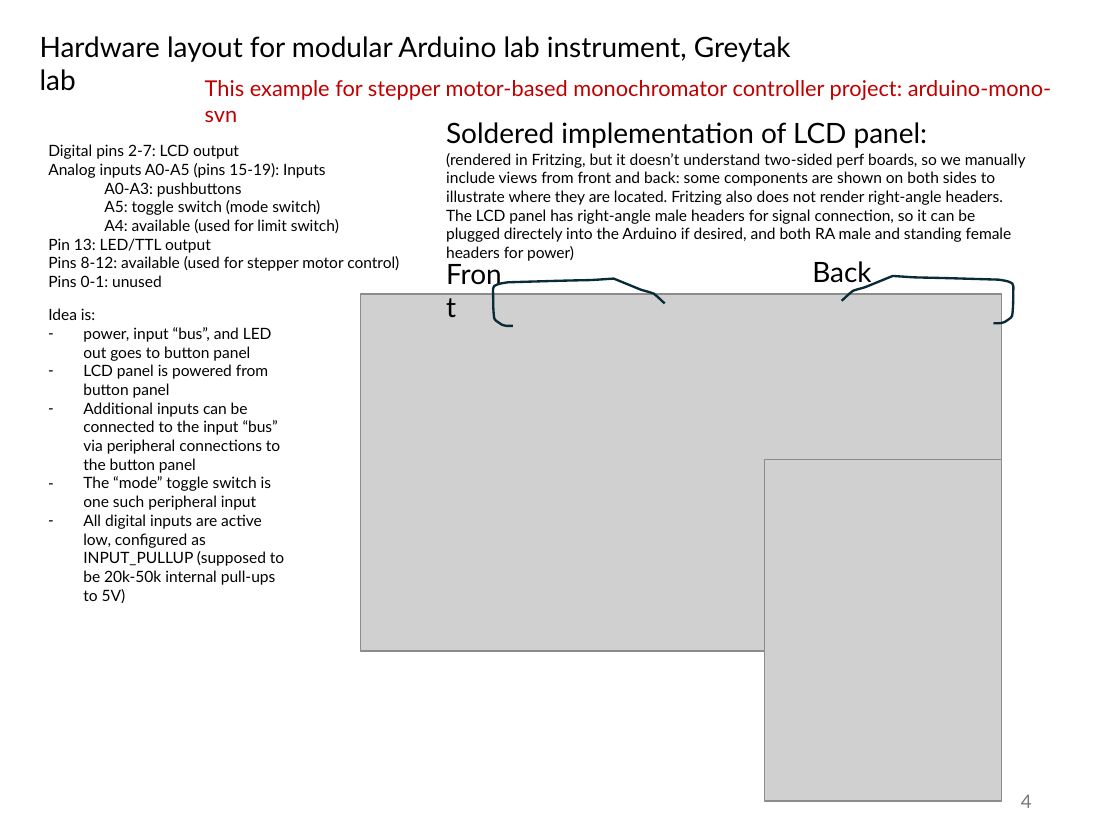
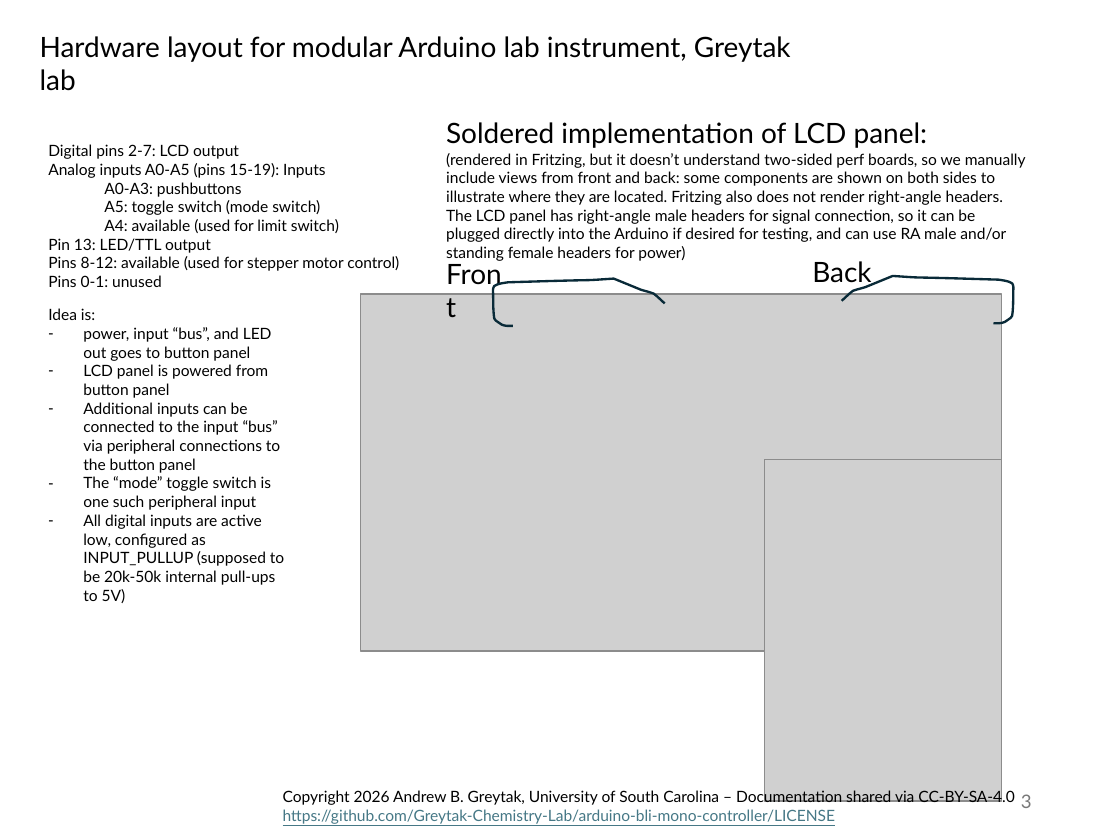
Before and after one commit to Greytak-Chemistry-Lab/arduino-bli-mono-controller, a slide deck: slide 3 of og/layouts/lcd_and_button_panel/lcd_and_button_panel_summary.pptx (slide 4 before the commit). Drawn at 1120x840 pixels with LibreOffice and Linux fonts; fonts in the diff are those of the drawing; grey boxes stand for pictures. Boxes give left, top, right and bottom in pixels: in the first picture for what was removed or moved away, otherwise in the second. Text is boxed around its words. In the diff, an @@ line names an element or a change of style, - is before the commit and + after.

Commit message:
update hardware documentation

```diff
--- a/og/layouts/lcd_and_button_panel/lcd_and_button_panel_summary.pptx
+++ b/og/layouts/lcd_and_button_panel/lcd_and_button_panel_summary.pptx
@@ text removed at <box>205,80,1052,100</box> @@
-This example for stepper motor-based monochromator controller project: arduino-mono-svn
@@ text at <box>446,153,1026,261</box>: text changed @@
-(rendered in Fritzing, but it doesn’t understand two-sided perf boards, so we manually include views from front and back: some components are shown on both sides to illustrate where they are located. Fritzing also does not render right-angle headers. The LCD panel has right-angle male headers for signal connection, so it can be plugged directely into the Arduino if desired, and both RA male and standing female headers for power)
+(rendered in Fritzing, but it doesn’t understand two-sided perf boards, so we manually include views from front and back: some components are shown on both sides to illustrate where they are located. Fritzing also does not render right-angle headers. The LCD panel has right-angle male headers for signal connection, so it can be plugged directly into the Arduino if desired for testing, and can use RA male and/or standing female headers for power)
@@ text added at <box>283,788,1014,824</box>, 10 pt, text #000000 @@
+Copyright 2026 Andrew B. Greytak, University of South Carolina – Documentation shared via CC-BY-SA-4.0
+https://github.com/Greytak-Chemistry-Lab/arduino-bli-mono-controller/LICENSE
@@ page number at <box>1021,794,1032,808</box>: text changed @@
-4
+3
```
Also in this commit, not shown: 4 other slides changed, 1 slide added, 2 slides removed, 6 other files.
